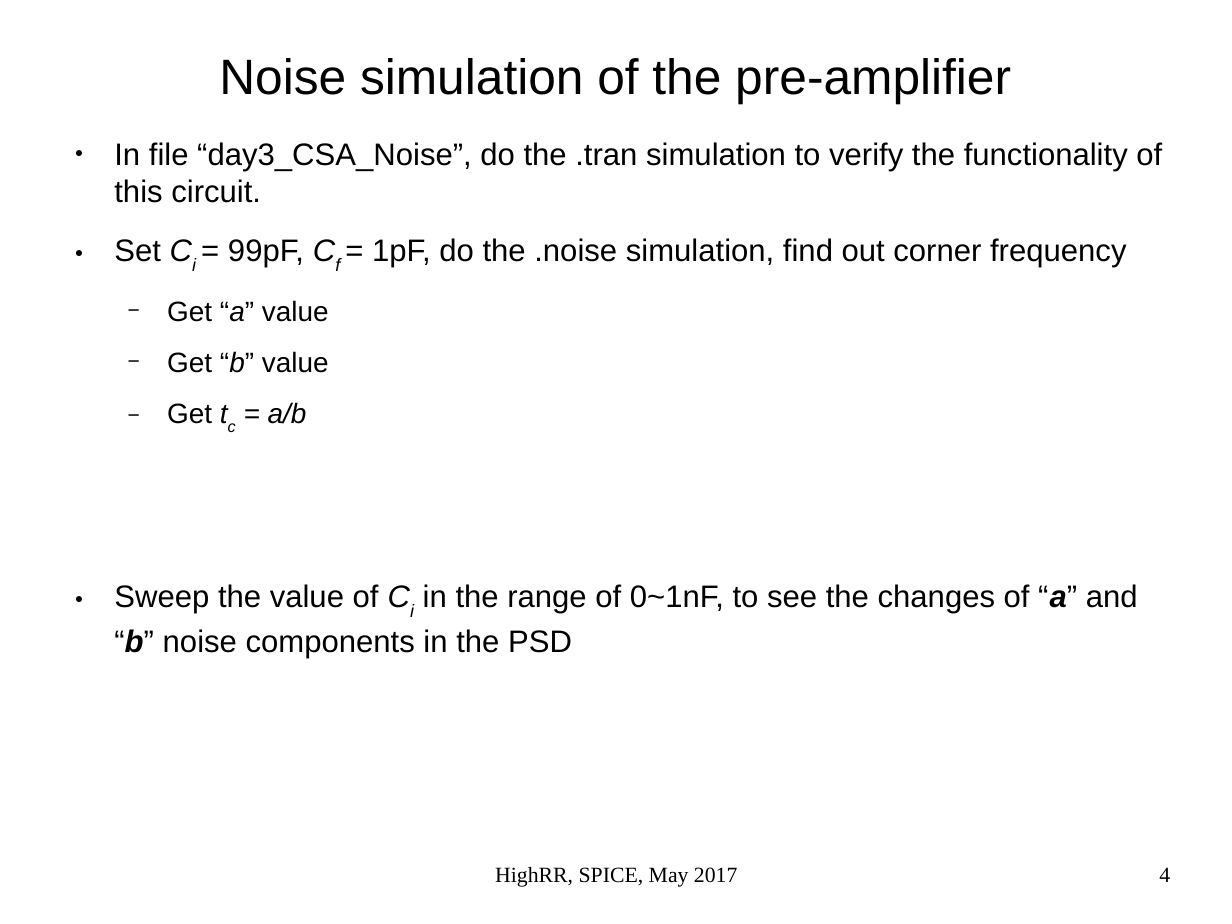
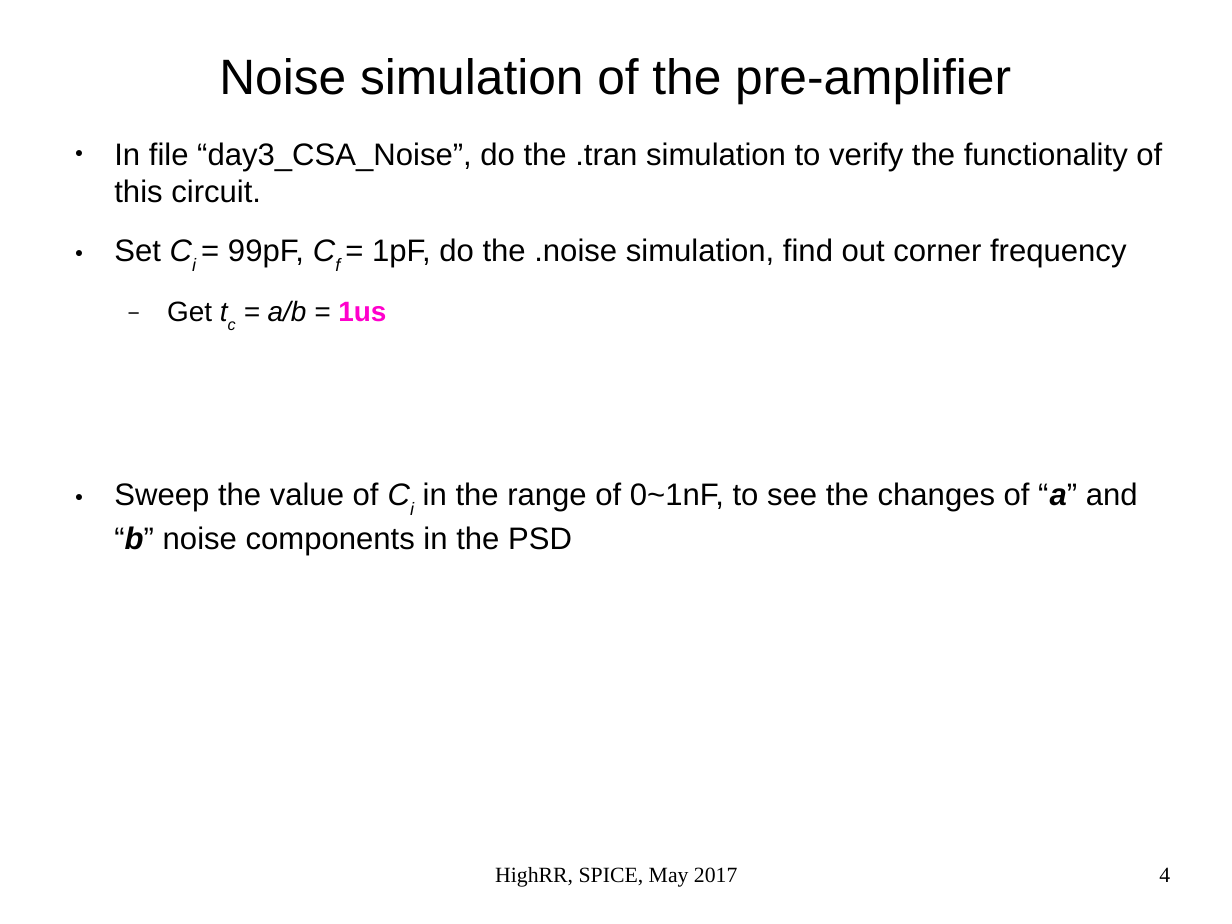
Before and after one commit to yuanzx10/slides, a slide deck: slide 4 of HighRR_Handson_2017/Day3_HandsOn_Solutions.odp. Drawn at 1232x924 pixels with LibreOffice and Linux fonts; fonts in the diff are those of the drawing. Boxes give left, top, right and bottom in pixels: in the first picture for what was removed or moved away, otherwise in the second. Text is boxed around its words. In the diff, an @@ line names an element or a change of style, - is before the commit and + after.

```diff
--- a/HighRR_Handson_2017/Day3_HandsOn_Solutions.odp
+++ b/HighRR_Handson_2017/Day3_HandsOn_Solutions.odp
@@ text at <box>167,300,386,322</box>: text changed; italic on @@
-  − Get “a” value
-  − Get “b” value
-  − Get tc = a/b
+  − Get tc = a/b = 1us
```
Also in this commit, not shown: 4 other slides changed, 31 other files.
